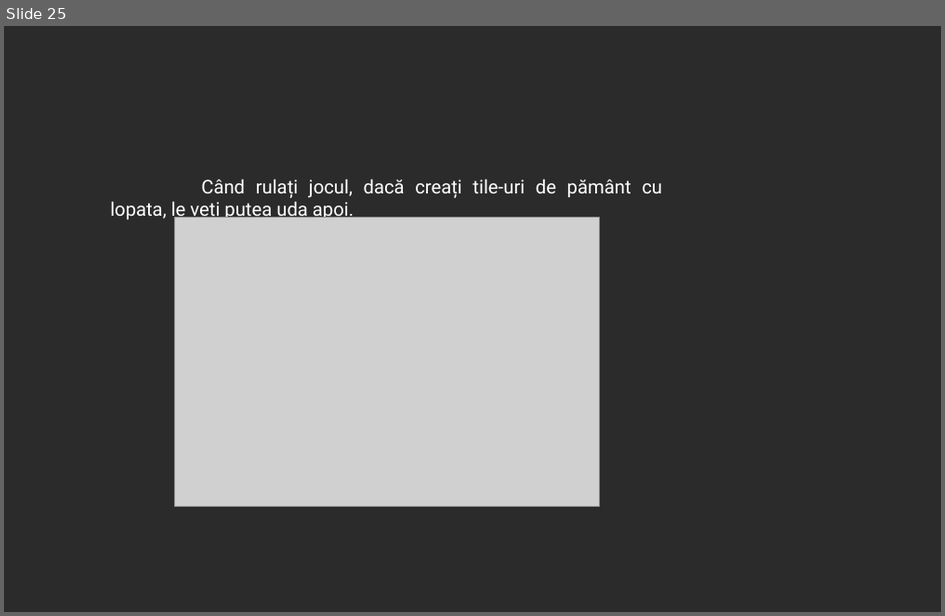
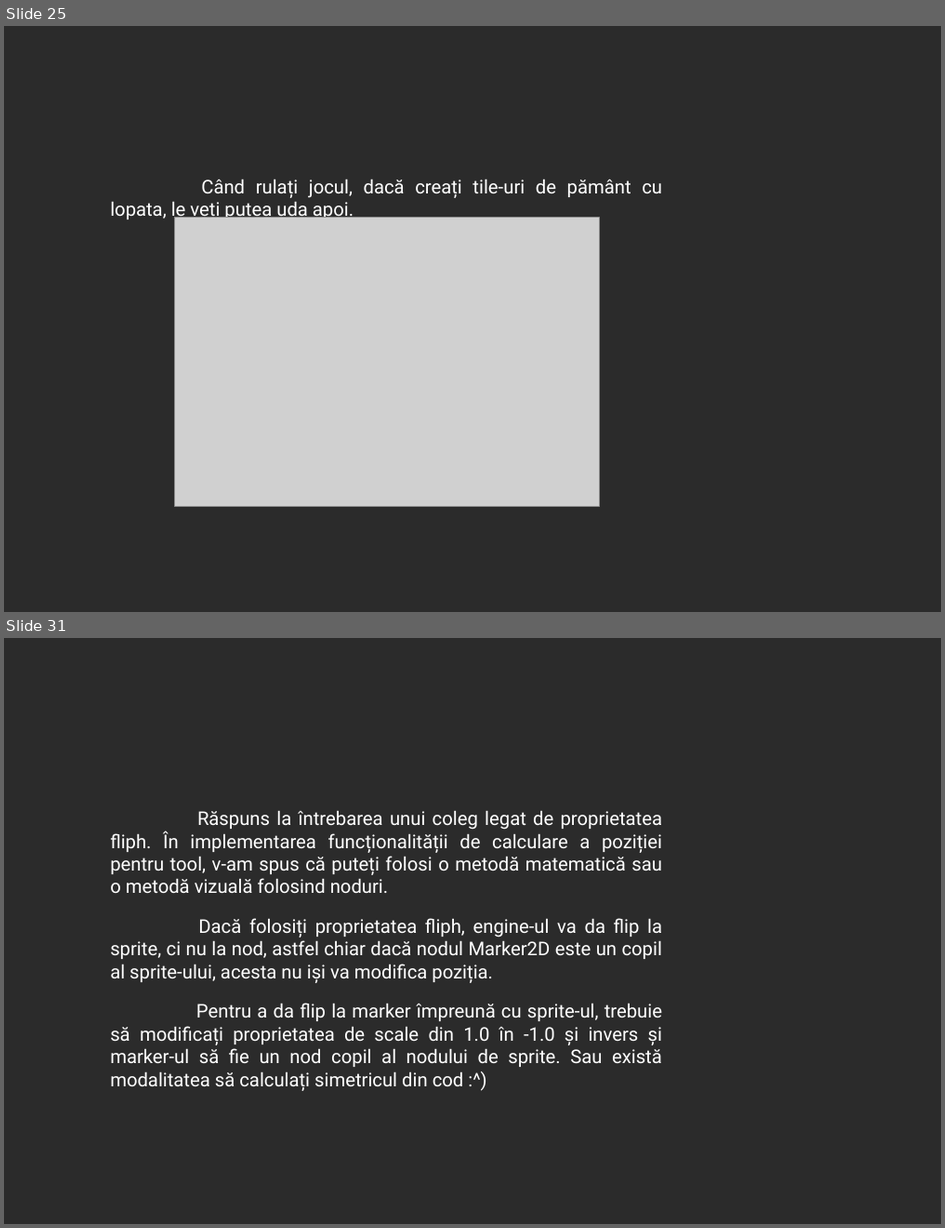
Before and after one commit to 0xspiderr/gdc-upt-presentations, a slide deck: presentation_4/presentation_4.odp. Shown one above the other, each under a label of ours: slide 25 before the commit, slides 25 and 31 after it; the slides between them are not shown. The pictures are 945x616 and 945x1228 pixels, drawn with LibreOffice and Linux fonts; fonts in the diff are those of the drawing; grey boxes stand for pictures; background and template pictures are left out; a plain dark background stands for a picture behind light text. Boxes give left, top, right and bottom in pixels: in the first picture for what was removed or moved away, otherwise in the second. Text is boxed around its words. In the diff, an @@ line names an element or a change of style, - is before the commit and + after.

Commit message:
presentation 4 update

```diff
--- a/presentation_4/presentation_4.odp
+++ b/presentation_4/presentation_4.odp
@@ slide 31 added at (4,638,941,1224), background picture (left out) @@
@@ text added at (110,810,663,1091), 16 pt, text #FFFFFF @@
+Răspuns la întrebarea unui coleg legat de proprietatea fliph. În implementarea funcționalității de calculare a poziției pentru tool, v-am spus că puteți folosi o metodă matematică sau o metodă vizuală folosind noduri.
+Dacă folosiți proprietatea fliph, engine-ul va da flip la sprite, ci nu la nod, astfel chiar dacă nodul Marker2D este un copil al sprite-ului, acesta nu iși va modifica poziția.
+Pentru a da flip la marker împreună cu sprite-ul, trebuie să modificați proprietatea de scale din 1.0 în -1.0 și invers și marker-ul să fie un nod copil al nodului de sprite. Sau există modalitatea să calculați simetricul din cod :^)
```
Also in this commit, not shown: 40 other slides added, 8 other files.
